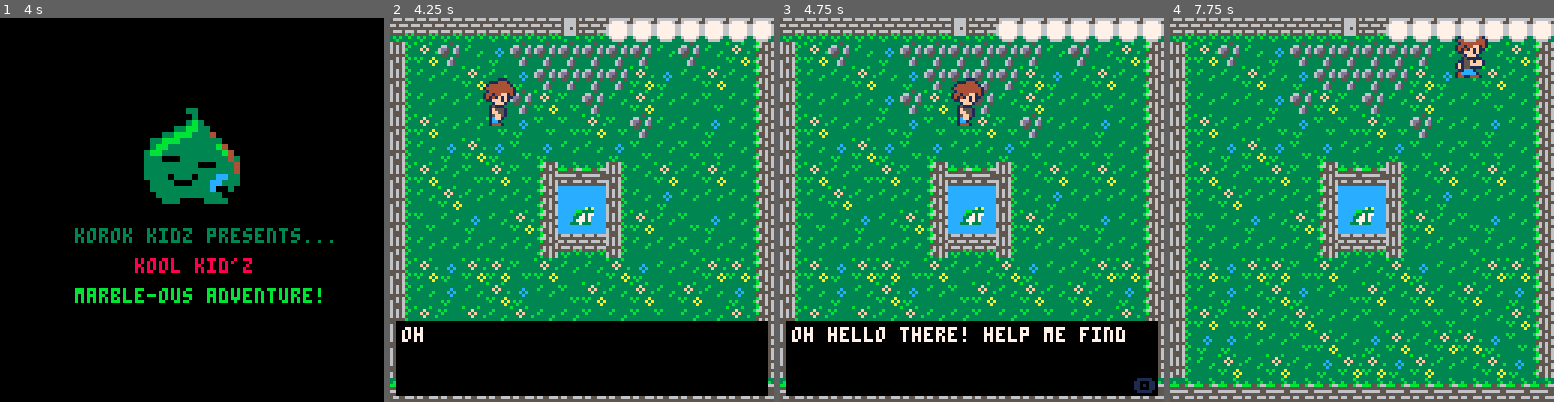
Above: before the commit, frames 1-4 (left to right).
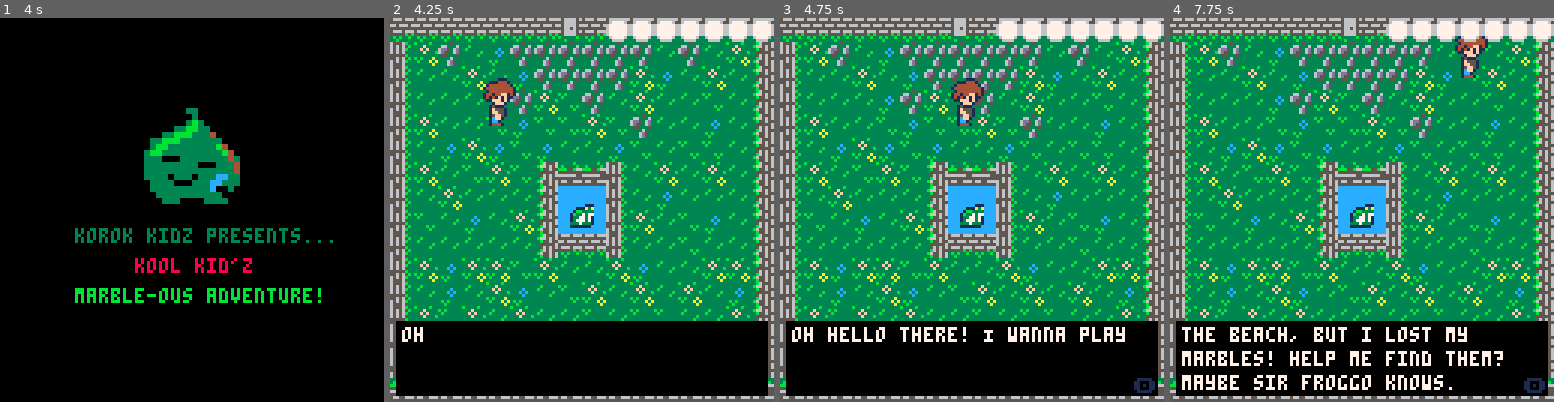
Above: after the commit, the same moments.

Repository: KamiOtero/Korok-Kidz
Game: PICO-8 cartridge kk_marbles.p8
Two runs of this game, one before a commit and one after it. Both use one fixed random seed, a clock stepped at 60 frames per second and the inputs below.
Inputs:
- Up to frame 1 (4 s): tap X (X key) at 0.33, 1.07, 1.85, 2.97 s; tap O (Z key) at 0.7, 1.7, 2.1, 2.5, 2.9, 3.3, 3.7 s; hold Right 1.6-2.1 s; hold Up 2.15-2.42 s; hold Right 2.47-3.03 s; hold Left 3.08-3.58 s; hold Down 3.63-3.97 s
- Up to frame 2 (4.25 s): hold Right from 4.02 s (still down); tap X (X key) at 4.08 s; tap O (Z key) at 4.1 s
- Up to frame 3 (4.75 s): tap O (Z key) at 4.5 s; release Right at 4.68 s; hold Up from 4.73 s (still down)
- Up to frame 4 (7.75 s): tap O (Z key) every 0.4 s from 4.9 to 7.7 s; release Up at 5.03 s; hold Left 5.08-5.68 s; tap X (X key) at 5.2, 6.32, 7.43 s; hold Down 5.73-6.03 s; hold Right 6.08-6.58 s; hold Right 6.63-7.13 s; hold Up 7.18-7.45 s; hold Right from 7.5 s (still down)

Frame 1 is identical in both runs. In frame 2, 0.1% of the frame differs, in the area x 46-54%, y 48-55%; in frame 3, 0.5%; in frame 4, 19%, in the area x 1-99%, y 10-99%.

Commit message:
version one

Diff:
--- a/kk_marbles.p8
+++ b/kk_marbles.p8
@@ -13,9 +13,18 @@
     player_y=20
     speed=2
     kid_sprite=65
-	mom_sprite=134
     kid_animation=0
+    --sprite no hawaiian shirt
+    upa = {100, 75, 100}
+    downa = {65, 96, 65}
+    lefta = {-98, -73, -98}
+    righta = {71, 69, 71}
+    petaa = {67, 104, 106}
+    mom_sprite=134
+    shirt_sprite=228
+    c_shirt=false
     frog_sprite=80
+
     mid_1=44 --for walls/entries
     mid_2=84 --for walls/entries
     dialog_cooldown=0
@@ -33,6 +42,7 @@
     count=1 --for animations
 
     intro=true
+    pet=false
 
     --pre-initialize
     dtb_init()
@@ -61,11 +71,38 @@
 --gameplay
 function game_init()
 	state="game"
-	--hitboxes
-	player_hitbox={player_x+4, player_y+3, player_x+11, player_y+15} -- adjusted for sprite
-	mom_hitbox={mom_x+4, mom_y+3, mom_x+11, mom_y+15}
-	mom_dialog={mom_x+2, mom_y+1, mom_x+13, mom_y+17}
-	top_border={0,0,127,0}
+	--hitboxes/.characters
+    player_hitbox={player_x+4, player_y+3, player_x+11, player_y+15} -- adjusted for sprite
+    mom_x=90
+	mom_y=30
+    mom_hitbox={mom_x+4, mom_y+3, mom_x+11, mom_y+15}
+    mom_dialog={mom_x+2, mom_y+1, mom_x+13, mom_y+17}
+    froggo_x=60
+    froggo_y=62
+    froggo={froggo_x,froggo_y,froggo_x+9,froggo_y+7}
+    dialog_froggo={froggo_x-3,froggo_y-3,froggo_x+12,froggo_y+10}
+    shirt_x=10
+    shirt_y=80
+    shirt_hitbox={shirt_x, shirt_y, shirt_x+8, shirt_y+8}
+
+    --doggos
+    corgi_sprite=128
+    corgi_x=13
+    corgi_y=23
+    corgi_hitbox = {corgi_x+4, corgi_y+3, corgi_x+11, corgi_y+15}
+
+    poodle_sprite=130
+    poodle_x=20
+    poodle_y=20
+    poodle_hitbox = {poodle_x+4, poodle_y+3, poodle_x+11, poodle_y+15}
+
+    lab_sprite=132
+    lab_x=30
+    lab_y=30
+    lab_hitbox = {lab_x+4, lab_y+3, lab_x+11, lab_y+15}
+
+    --WALLS
+    top_border={0,0,127,0}
 	left_border={0,0,0,127}
 	right_border={127,0,127,127}
     bottom_border={0,127,127,127}
@@ -78,9 +115,6 @@
     door_bottom1_border={0,127,mid_1+5,127}
     door_bottom2_border={mid_2-5,127,127,127}
 
-	froggo={60,62,69,69}
-    dialog_froggo={57,59,72,72}
-
     --set state
     update=game_update()
     draw=game_draw()
@@ -90,13 +124,22 @@
 function game_update()
 	state="game"
     if(dialog_cooldown >= 0) then dialog_cooldown = dialog_cooldown - 1 end
-    move()
+    if pet==true then
+        dontmove()
+        kid_sprite=petaa[count]
+        flip_y=false
+        if (time() - kid_animation) > 0.45 then count+=1 kid_animation=time() end
+        if count>=4 then count=1 pet=false end
+    else
+        move()
+    end
+
     map_update()
 
-
     if(map_state=="backyard") then
+        set_froggo(60, 62)
         if(intro==true and (dialog_cooldown <= 0) ) then
-            dtb_disp("oh hello there! help me find my marbles? maybe sir froggo knows. click 'z' near him to talk to him.")
+            dtb_disp("oh hello there! I wanna play marbles with my friends at the beach, but i lost my marbles! help me find them? maybe sir froggo knows. click 'z' near him to talk to him.")
             intro=false
         end
         --collide with froggo
@@ -123,7 +166,8 @@
             end
         end
     elseif(map_state=="house") then
-		--collide with mom
+
+        --collide with mom
 		if hitbox_collide(player_hitbox[1],player_hitbox[2],player_hitbox[3],player_hitbox[4],   mom_hitbox[1],mom_hitbox[2],mom_hitbox[3],mom_hitbox[4] )
         then
             blocked()
@@ -132,52 +176,82 @@
 		if hitbox_collide(player_hitbox[1],player_hitbox[2],player_hitbox[3],player_hitbox[4],   mom_dialog[1],mom_dialog[2],mom_dialog[3],mom_dialog[4] ) then
             if btn(4) and (dialog_cooldown <= 0) then
 				blocked()
-                if level==1 then
-					dtb_disp("hi kiddo, this frog here has a marble i think")
+                if house_marble==false then
+					dtb_disp("hi kiddo, did you look under your shirt?")
 					dialog_cooldown=100
-				end
-				if level==2 then
-					dtb_disp("i think someone saw a frog with a marble in the middle of town")
+				elseif townsquare_marble==false then
+					dtb_disp("i think someone saw a frog with a marble in town")
 					dialog_cooldown=100
-				end
-				if level==3 then
+				elseif junkyard_marble==false then
 					dtb_disp("the grumpy frog at the junkyard loves shiny things")
 					dialog_cooldown=100
-				end
-				if level==4 then
+				elseif school_marble==false then
 					dtb_disp("maybe you left one of your marbles at school")
 					dialog_cooldown=100
-				end
-				if level==5 then
+				elseif playground_marble==false then
 					dtb_disp("you may lose a marble if you play with them at the playground")
 					dialog_cooldown=100
+				elseif library_marble==false then
+					dtb_disp("marbles is too noisy of a game for the library")
+                    dialog_cooldown=100
+                else
+					dtb_disp("love you honey!")
+                    dialog_cooldown=100
 				end
-				if level==6 then
-					dtb_disp("marbles is too noisy of a game for the library")
-					dialog_cooldown=100
-				end
             end
 		end
 
-
-
-        --collide with froggo
-        if hitbox_collide(player_hitbox[1],player_hitbox[2],player_hitbox[3],player_hitbox[4],   froggo[1],froggo[2],froggo[3],froggo[4] )
+        --collide with shirt
+        if hitbox_collide(player_hitbox[1],player_hitbox[2],player_hitbox[3],player_hitbox[4],   shirt_hitbox[1],shirt_hitbox[2],shirt_hitbox[3],shirt_hitbox[4] )
         then
-            blocked()
-        end
-        --in npc dialog box
-        if hitbox_collide(player_hitbox[1],player_hitbox[2],player_hitbox[3],player_hitbox[4],   dialog_froggo[1],dialog_froggo[2],dialog_froggo[3],dialog_froggo[4] ) then
-            if btn(4) and (dialog_cooldown <= 0) then
-                dtb_disp("hello welcome home")
-                dialog_cooldown=100
-            end
-            if btn(5) and house_marble==false and level==1 then
+            if btn(5) and house_marble==false then
+                c_shirt=true
+                shirt_hitbox = {-1,-1,-1,-1}
+                --sprite with hawaiian shirt
+                upa = {202, 226, 202}
+                downa = {192, 206, 192}
+                lefta = {-224, -200, -224}
+                righta = {198, 196, 198}
+                petaa={194, 229, 231}
                 level=2
                 minigame_init()
             end
         end
+
     elseif(map_state=="townsquare") then
+        set_froggo(20, 100)
+        set_corgi(17, 23)
+        set_poodle(88, 20)
+        set_lab(88, 100)
+
+        --collide with corgi
+        if hitbox_collide(player_hitbox[1],player_hitbox[2],player_hitbox[3],player_hitbox[4],   corgi_hitbox[1],corgi_hitbox[2],corgi_hitbox[3],corgi_hitbox[4] )
+        then
+            if btn(4) and (dialog_cooldown <= 0) then
+                dtb_disp("woof woof!")
+                dialog_cooldown=100
+            end
+            blocked()
+        end
+        --collide with poodle
+        if hitbox_collide(player_hitbox[1],player_hitbox[2],player_hitbox[3],player_hitbox[4],   poodle_hitbox[1],poodle_hitbox[2],poodle_hitbox[3],poodle_hitbox[4] )
+        then
+            if btn(4) and (dialog_cooldown <= 0) then
+                dtb_disp("bark bark!")
+                dialog_cooldown=100
+            end
+            blocked()
+        end
+        --collide with lab
+        if hitbox_collide(player_hitbox[1],player_hitbox[2],player_hitbox[3],player_hitbox[4],   lab_hitbox[1],lab_hitbox[2],lab_hitbox[3],lab_hitbox[4] )
+        then
+            if btn(4) and (dialog_cooldown <= 0) then
+                dtb_disp("arf arf!")
+                dialog_cooldown=100
+            end
+            blocked()
+        end
+
 		--collide with froggo
         if hitbox_collide(player_hitbox[1],player_hitbox[2],player_hitbox[3],player_hitbox[4],   froggo[1],froggo[2],froggo[3],froggo[4] )
         then
@@ -189,12 +263,24 @@
                 dtb_disp("this is the town square!")
                 dialog_cooldown=100
             end
-            if btn(5) and townsquare_marble==false and level==2 then
+            if btn(5) and townsquare_marble==false then
                 level=3
                 minigame_init()
             end
         end
     elseif(map_state=="junkyard")then
+        set_froggo(60, 62)
+        set_lab(88, 88)
+
+        --collide with lab
+        if hitbox_collide(player_hitbox[1],player_hitbox[2],player_hitbox[3],player_hitbox[4],   lab_hitbox[1],lab_hitbox[2],lab_hitbox[3],lab_hitbox[4] )
+        then
+            if btn(4) and (dialog_cooldown <= 0) then
+                dtb_disp("arf arf!")
+                dialog_cooldown=100
+            end
+            blocked()
+        end
 		--collide with froggo
         if hitbox_collide(player_hitbox[1],player_hitbox[2],player_hitbox[3],player_hitbox[4],   froggo[1],froggo[2],froggo[3],froggo[4] )
         then
@@ -206,12 +292,13 @@
                 dtb_disp("this is my junkyard >:c")
                 dialog_cooldown=100
             end
-            if btn(5) and junkyard_marble==false and level==3 then
+            if btn(5) and junkyard_marble==false then
                 level=4
                 minigame_init()
             end
         end
     elseif(map_state=="school") then
+        set_froggo(88, 100)
 		--collide with froggo
         if hitbox_collide(player_hitbox[1],player_hitbox[2],player_hitbox[3],player_hitbox[4],   froggo[1],froggo[2],froggo[3],froggo[4] )
         then
@@ -223,12 +310,25 @@
                 dtb_disp("school is cool")
                 dialog_cooldown=100
             end
-            if btn(5) and school_marble==false and level==4 then
+            if btn(5) and school_marble==false  then
                 level=5
                 minigame_init()
             end
         end
     elseif(map_state=="playground") then
+        set_froggo(60, 62)
+        set_poodle(30, 60)
+
+        --collide with poodle
+        if hitbox_collide(player_hitbox[1],player_hitbox[2],player_hitbox[3],player_hitbox[4],   poodle_hitbox[1],poodle_hitbox[2],poodle_hitbox[3],poodle_hitbox[4] )
+        then
+            if btn(4) and (dialog_cooldown <= 0) then
+                dtb_disp("bark bark!")
+                dialog_cooldown=100
+            end
+            blocked()
+        end
+
 		--collide with froggo
         if hitbox_collide(player_hitbox[1],player_hitbox[2],player_hitbox[3],player_hitbox[4],   froggo[1],froggo[2],froggo[3],froggo[4] )
         then
@@ -240,12 +340,13 @@
                 dtb_disp("remember to take breaks and get some sunshine")
                 dialog_cooldown=100
             end
-            if btn(5) and playground_marble==false and level==5 then
+            if btn(5) and playground_marble==false then
                 level=6
                 minigame_init()
             end
         end
     elseif(map_state=="library") then
+        set_froggo(40, 23)
 		--collide with froggo
         if hitbox_collide(player_hitbox[1],player_hitbox[2],player_hitbox[3],player_hitbox[4],   froggo[1],froggo[2],froggo[3],froggo[4] )
         then
@@ -257,12 +358,43 @@
                 dtb_disp("support your local library")
                 dialog_cooldown=100
             end
-            if btn(5) and library_marble==false and level==6 then
+            if btn(5) and library_marble==false then
                 level=7
                 minigame_init()
             end
         end
     elseif(map_state=="beach") then
+        set_froggo(60, 62)
+        set_corgi(90, 80)
+        set_poodle(77, 100)
+        set_lab(19, 81)
+        --collide with corgi
+        if hitbox_collide(player_hitbox[1],player_hitbox[2],player_hitbox[3],player_hitbox[4],   corgi_hitbox[1],corgi_hitbox[2],corgi_hitbox[3],corgi_hitbox[4] )
+        then
+            if btn(4) and (dialog_cooldown <= 0) then
+                dtb_disp("woof woof!")
+                dialog_cooldown=100
+            end
+            blocked()
+        end
+        --collide with poodle
+        if hitbox_collide(player_hitbox[1],player_hitbox[2],player_hitbox[3],player_hitbox[4],   poodle_hitbox[1],poodle_hitbox[2],poodle_hitbox[3],poodle_hitbox[4] )
+        then
+            if btn(4) and (dialog_cooldown <= 0) then
+                dtb_disp("bark bark!")
+                dialog_cooldown=100
+            end
+            blocked()
+        end
+        --collide with lab
+        if hitbox_collide(player_hitbox[1],player_hitbox[2],player_hitbox[3],player_hitbox[4],   lab_hitbox[1],lab_hitbox[2],lab_hitbox[3],lab_hitbox[4] )
+        then
+            if btn(4) and (dialog_cooldown <= 0) then
+                dtb_disp("arf arf!")
+                dialog_cooldown=100
+            end
+            blocked()
+        end
 		--collide with froggo
         if hitbox_collide(player_hitbox[1],player_hitbox[2],player_hitbox[3],player_hitbox[4],   froggo[1],froggo[2],froggo[3],froggo[4] )
         then
@@ -313,20 +444,28 @@
     if(map_state=="backyard") then
         spr(frog_sprite, froggo[1], froggo[2], 1, 1)
     elseif(map_state=="house") then
+        spr(mom_sprite, mom_x, mom_y, 2, 2)
+        if c_shirt==false then spr(shirt_sprite, shirt_x, shirt_y, 1, 1) end
+    elseif(map_state=="townsquare") then
         spr(frog_sprite, froggo[1], froggo[2], 1, 1)
-		spr(mom_sprite, mom_x, mom_y, 2, 2, flip_y, false)
-    elseif(map_state=="townsquare") then
-		spr(frog_sprite, froggo[1], froggo[2], 1, 1)
+        spr(corgi_sprite, corgi_hitbox[1], corgi_hitbox[2], 2, 2, true, false)
+        spr(poodle_sprite, poodle_hitbox[1], poodle_hitbox[2], 2, 2)
+        spr(lab_sprite, lab_hitbox[1], lab_hitbox[2], 2, 2)
     elseif(map_state=="junkyard")then
-		spr(frog_sprite, froggo[1], froggo[2], 1, 1)
+        spr(frog_sprite, froggo[1], froggo[2], 1, 1)
+        spr(lab_sprite, lab_hitbox[1], lab_hitbox[2], 2, 2)
     elseif(map_state=="school") then
-		spr(frog_sprite, froggo[1], froggo[2], 1, 1)
+		spr(frog_sprite, froggo[1], froggo[2], 1, 1, true, false)
     elseif(map_state=="playground") then
-		spr(frog_sprite, froggo[1], froggo[2], 1, 1)
+        spr(frog_sprite, froggo[1], froggo[2], 1, 1)
+        spr(poodle_sprite, poodle_hitbox[1], poodle_hitbox[2], 2, 2)
     elseif(map_state=="library") then
 		spr(frog_sprite, froggo[1], froggo[2], 1, 1)
     elseif(map_state=="beach") then
         spr(frog_sprite, froggo[1], froggo[2], 1, 1)
+        spr(corgi_sprite, corgi_hitbox[1], corgi_hitbox[2], 2, 2)
+        spr(poodle_sprite, poodle_hitbox[1], poodle_hitbox[2], 2, 2)
+        spr(lab_sprite, lab_hitbox[1], lab_hitbox[2], 2, 2, true, false)
     end
 
 
@@ -751,8 +890,7 @@
     input=0
     frog_x=0
     frog_y=70
-	mom_x=90
-	mom_y=30
+    inst=false
     --handle state
     state="menu"
     update=menu_update()
@@ -778,7 +916,7 @@
 		if(selected == 0) then
             game_init()
         elseif(selected == 1) then
-            --TODO diplay instructions
+            inst=true
 		elseif(selected == 2) then
 			cls()
 			extcmd('shutdown')
@@ -796,27 +934,44 @@
 function menu_draw()
     state="menu"
     cls()
-    map(16, 0, 0, 0, 128, 32)
-    if win_marble==true then map(16, 0, 0, 0, 128, 32) win_marble=false end --TODO add post-game map for menu
-    --print froggo
-    spr(frog_sprite,frog_x, frog_y, 1, 1)
-	if selected == 0 then
-		print(options[1],50,45,12)
-	else
-		print(options[1],50,45,0)
-	end
-
-	if selected == 1 then
-		print(options[2],50,55,12)
-	else
-		print(options[2],50,55,0)
-    end
-
-    if selected == 2 then
-		print(options[3],50,65,12)
-	else
-		print(options[3],50,65,0)
-	end
+    if(inst==true) then
+        map(96, 0, 0, 0, 128, 32)
+        col=7
+        print("hello!", 0, 0, col)
+        print("press 'z' to speak with beings", 0, 10, col)
+        print("press 'x' to pickup,interact,", 0, 20, col)
+        print("or start minigame", 0, 30, col)
+        print("press 'down' + 'x' to pet! ", 0, 40, col)
+        print("and arrow keys for movement", 0, 50, col)
+        print("if youre stuck, ask your mom", 0, 60, col)
+        print("that's it! have a blast.", 0, 70, col)
+
+        print("press 'x' to go back to menu", 10, 110, col)
+        if btn(5) then inst=false end
+    else
+        map(16, 0, 0, 0, 128, 32)
+        if win_marble==true then map(16, 0, 0, 0, 128, 32) win_marble=false end --TODO add post-game map for menu
+        --print froggo
+        spr(frog_sprite,frog_x, frog_y, 1, 1)
+        if selected == 0 then
+            print(options[1],50,45,12)
+        else
+            print(options[1],50,45,0)
+        end
+
+        if selected == 1 then
+            print(options[2],50,55,12)
+        else
+            print(options[2],50,55,0)
+        end
+
+        if selected == 2 then
+            print(options[3],50,65,12)
+        else
+            print(options[3],50,65,0)
+        end
+    end
+
 end
 
 
@@ -846,11 +1001,16 @@
       if btn(3) then player_y=player_y-speed end
   end
 
+function dontmove()
+    player_hitbox[2]=player_hitbox[2]
+    player_hitbox[4]=player_hitbox[4]
+    player_hitbox[1]=player_hitbox[1]
+    player_hitbox[3]=player_hitbox[3]
+    player_x=player_x
+    player_y=player_y
+end
+
 function move()
-    up = {100, 75, 100}
-    down = {65, 96, 65}
-    left = {-98, -73, -98}
-    right = {71, 69, 71}
     framerate = 0.05
     flip_y=false
     --hitbox
@@ -860,48 +1020,51 @@
     if btn(1) then player_hitbox[1]+=speed player_hitbox[3]+=speed end --right
     --player
     if btn(0) then player_x=player_x-speed --left
-        if left[count] < 0 then
-            kid_sprite=abs(left[count])
+        if lefta[count] < 0 then
+            kid_sprite=abs(lefta[count])
             flip_y=true
         else
-            kid_sprite=left[count]
+            kid_sprite=lefta[count]
             flip_y=false
         end
         if (time() - kid_animation) > framerate then count+=1 kid_animation=time() end
-        if count>=#left then count=1 end
+        if count>=4 then count=1 end
     end
     if btn(1) then player_x=player_x+speed --right
-        if right[count] < 0 then
-            kid_sprite=abs(right[count])
+        if righta[count] < 0 then
+            kid_sprite=abs(righta[count])
             flip_y=true
         else
-            kid_sprite=right[count]
+            kid_sprite=righta[count]
             flip_y=false
         end
         if (time() - kid_animation) > framerate then count+=1 kid_animation=time() end
-        if count>=#right then count=1 end
+        if count>=4 then count=1 end
     end
     if btn(2) then player_y=player_y-speed --up
-        if up[count] < 0 then
-            kid_sprite=abs(up[count])
+        if upa[count] < 0 then
+            kid_sprite=abs(upa[count])
             flip_y=true
         else
-            kid_sprite=up[count]
+            kid_sprite=upa[count]
             flip_y=false
         end
         if (time() - kid_animation) > framerate then count+=1 kid_animation=time() end
-        if count>=#up then count=1 end
+        if count>=4 then count=1 end
     end
     if btn(3) then player_y=player_y+speed --down
-        if down[count] < 0 then
-            kid_sprite=abs(down[count])
+        if downa[count] < 0 then
+            kid_sprite=abs(downa[count])
             flip_y=true
         else
-            kid_sprite=down[count]
+            kid_sprite=downa[count]
             flip_y=false
         end
         if (time() - kid_animation) > framerate then count+=1 kid_animation=time() end
-        if count>=#down then count=1 end
+        if count>=4 then count=1 end
+    end
+    if btn(5) and btn(3) then
+        pet = true
     end
 end
 
@@ -962,6 +1125,32 @@
         blocked()
     end
 end
+
+function set_froggo(x, y)
+    froggo_x=x
+    froggo_y=y
+    froggo={froggo_x,froggo_y,froggo_x+9,froggo_y+7}
+    dialog_froggo={froggo_x-3,froggo_y-3,froggo_x+12,froggo_y+10}
+end
+
+function set_corgi(x, y)
+    corgi_x=x
+    corgi_y=y
+    corgi_hitbox = {corgi_x+4, corgi_y+3, corgi_x+11, corgi_y+15}
+end
+
+function set_poodle(x, y)
+    poodle_x=x
+    poodle_y=y
+    poodle_hitbox = {poodle_x+4, poodle_y+3, poodle_x+11, poodle_y+15}
+end
+
+function set_lab(x, y)
+    lab_x=x
+    lab_y=y
+    lab_hitbox = {lab_x+4, lab_y+3, lab_x+11, lab_y+15}
+end
+
 
 --game helpers
 function map_update()
@@ -1538,7 +1727,7 @@
 3b2e2b2c2c2b2e2e2e2e2e2e2e2e3b3b1b1a1a1aa2a3a4a51a1a1a1a1a1a1a1b1f1f2f2f2f2f2f2f2f2f2f2f2f2f2f3b1e1e1e1e1e1e1e1e1e1e1e1e1e1e1e1e00000000000000000000000000000000000000000000000000000000000000000000000000000000000000000000000000000000000000000000000000000000
 3b2e2b3b3b2b2e2e2e2e2e2e2e2e3b3b1b1a1a1ab2b3b4b51a1a1a1a1a1a1a1b2f2f2f2f2f3b3b3b3b2f2f2f3b3b3b3b1e1e1e1e1e1e1e1e1e1e1e1e1e1e1e1e00000000000000000000000000000000000000000000000000000000000000000000000000000000000000000000000000000000000000000000000000000000
 3b2e2b2c2c2b2e2e2e2e2e2e2e2e3b3b1b1a1a1a1a1a1a1a1a1a1a1a1a1a1a1b2f2f2f2f2f1f1f1f1f2f2f2f1f1f1f3b1e1e1e1e1e1e1e1e1e1e1e1e1e1e1e1e00000000000000000000000000000000000000000000000000000000000000000000000000000000000000000000000000000000000000000000000000000000
-3b2e2e2e2e2e2e2e2e2e2e2e2e2e2e3b1b1a1a1a1a1a1a1a1a1a1a1a1a1a1a1b2f2f2f2f2f2f2f2f2f2f2f2f1f1f1f3b1a1a1a1a1a1a1a1a1a1a1a1a1a1a1a1a00000000000000000000000000000000000000000000000000000000000000000000000000000000000000000000000000000000000000000000000000000000
+3b2e2e2e2e2e2e2e2e2e2e2e2e2e2e3b1b1a1a1a1a1a1a3c3c1a1a1a1a1a1a1b2f2f2f2f2f2f2f2f2f2f2f2f1f1f1f3b1a1a1a1a1a1a1a1a1a1a1a1a1a1a1a1a00000000000000000000000000000000000000000000000000000000000000000000000000000000000000000000000000000000000000000000000000000000
 3b2e2e2e2e2e2e2e2e2e2e2e2e2e2e3b1b1a1a1a1a1a1a1a1a1a1a1a1a1a1a1b2f2f2f2f2f2f2f2f2f2f2f2f2f2f2f3b1a1a1a1a1a1a1a1a1a1a1a1a1a1a1a1a00000000000000000000000000000000000000000000000000000000000000000000000000000000000000000000000000000000000000000000000000000000
 3b2e2e2e3b3b2e2e2e2e3b3b2e2e3b3b1b1a1a1a1a1a1a1a1a1a1a1a1a1a1a1b3b3b2f2f2f2f2f2f2f2f2f2f3b3b3b3b1a1a1a1aa11a1a1a1a1a1a1a1a1a1a1a00000000000000000000000000000000000000000000000000000000000000000000000000000000000000000000000000000000000000000000000000000000
 3b2e2e2e2e3b2e2e2e2e3b2e2e2e2e3b1b0c1a1a1a1a1a1a1a1a1a1a1a1a1a1b1f1f2f2f2f2f3b2f2f3b2f2f1f1f1f3b1a1a1a1a1a1a1a1a1a1a1a1a1a1a1a1a00000000000000000000000000000000000000000000000000000000000000000000000000000000000000000000000000000000000000000000000000000000
Not shown, changed: 56 lines of the sprite sheet (__gfx__) section of kk_marbles.p8
